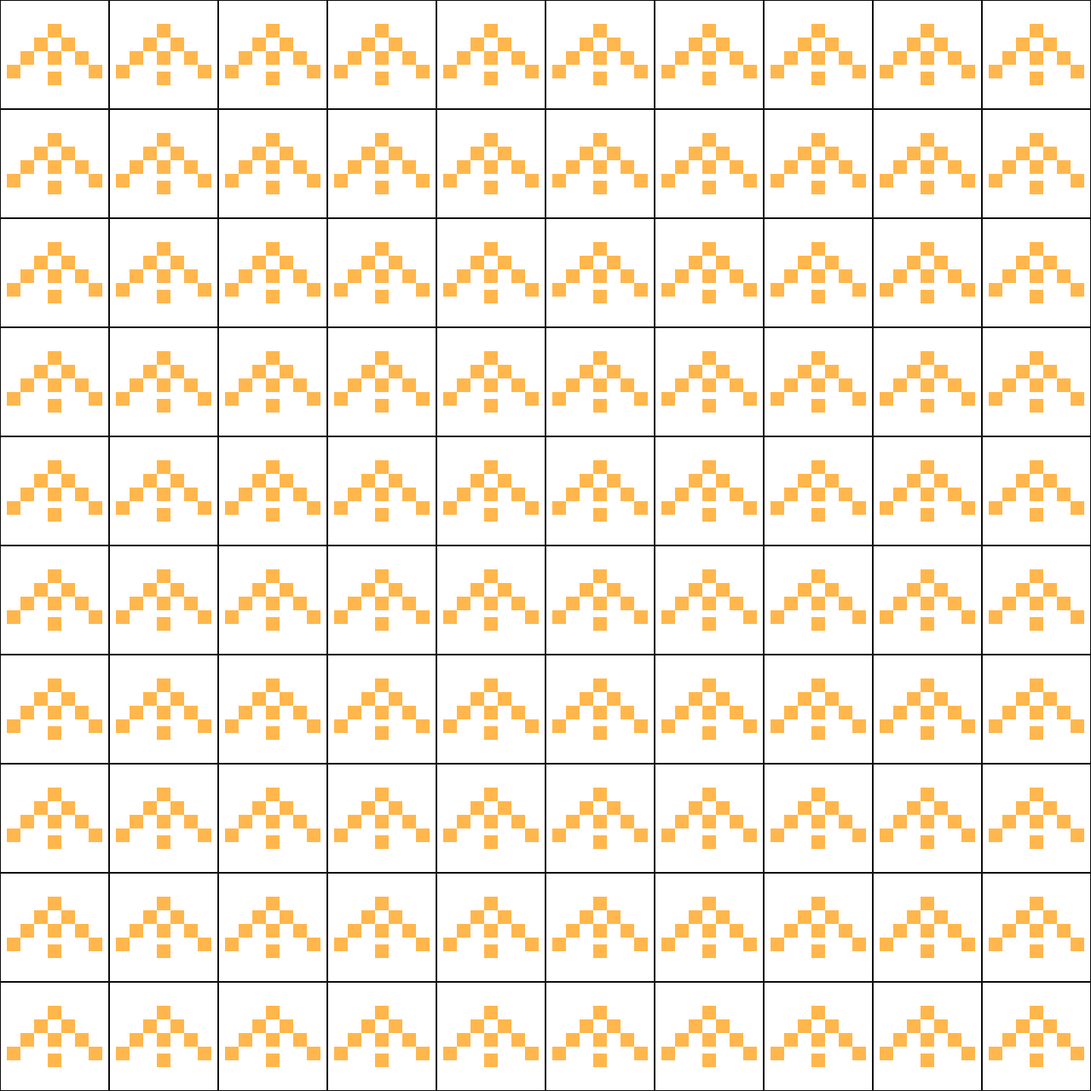
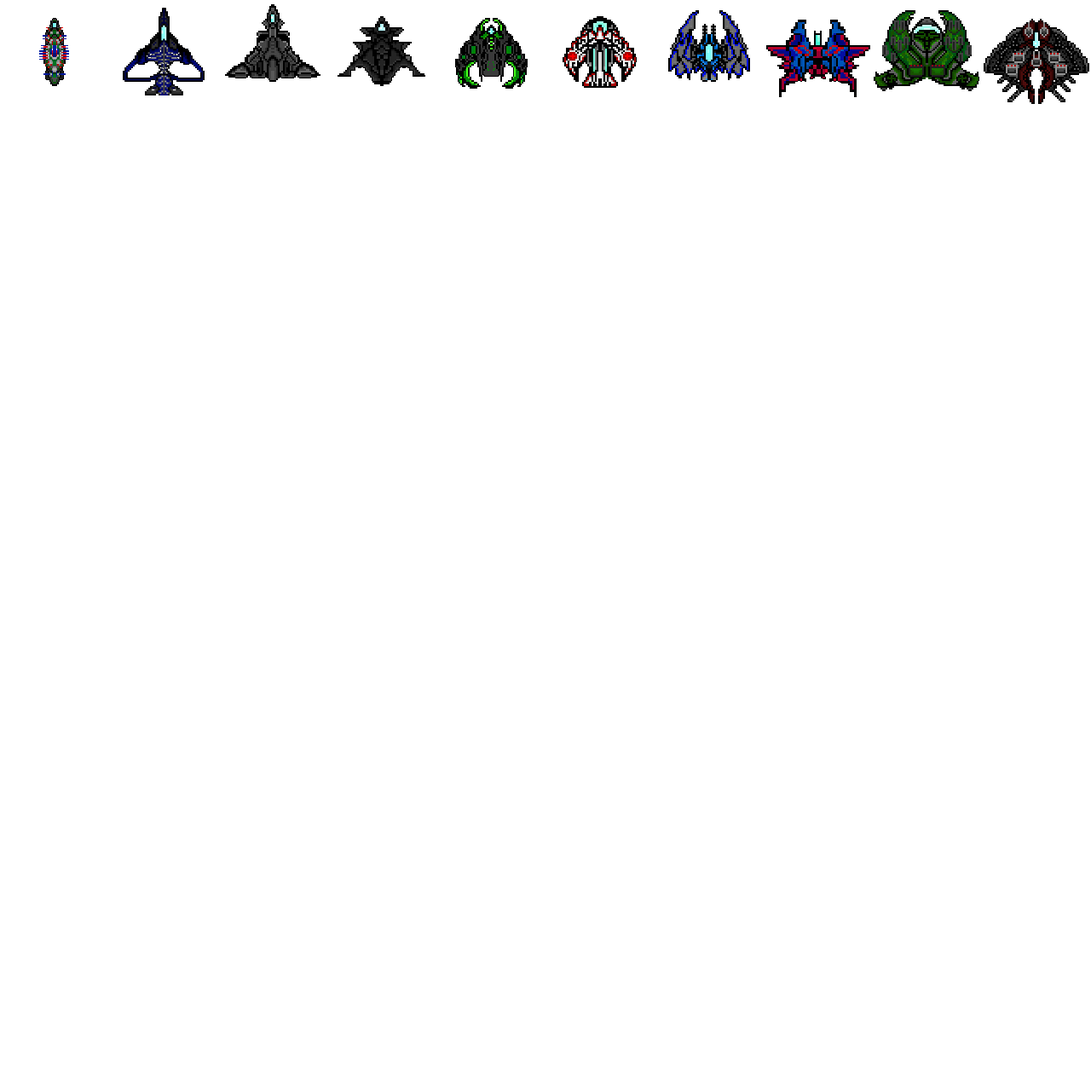
Two versions of the same layered image (1091×1091). Layer-by-layer changes:
added layer "Слой 29" above "Слой 28" over [984, 18, 1090, 105]
added layer "Слой 28" above "Слой 27" over [874, 10, 980, 92]
added layer "Слой 27" above "Слой 26" over [766, 19, 871, 98]
added layer "Слой 26" above "Слой 25" over [668, 10, 751, 82]
added layer "Слой 25" above "Слой 24" over [562, 16, 637, 88]
added layer "Слой 24" above "Слой 23" over [455, 17, 528, 89]
added layer "Слой 23" above "katyusha-le-apocalypto-11x" over [337, 16, 426, 87]
added layer "katyusha-le-apocalypto-11x" above "Слой 21" over [122, 6, 206, 96]
added layer "Слой 21" above "Слой 22" over [39, 17, 70, 87]
added layer "Слой 22" above "Слой 20" over [225, 4, 321, 82]
hid "Слой 19" over [0, 0, 1091, 1091]
hid "Фон" over [0, 0, 1091, 1091]
